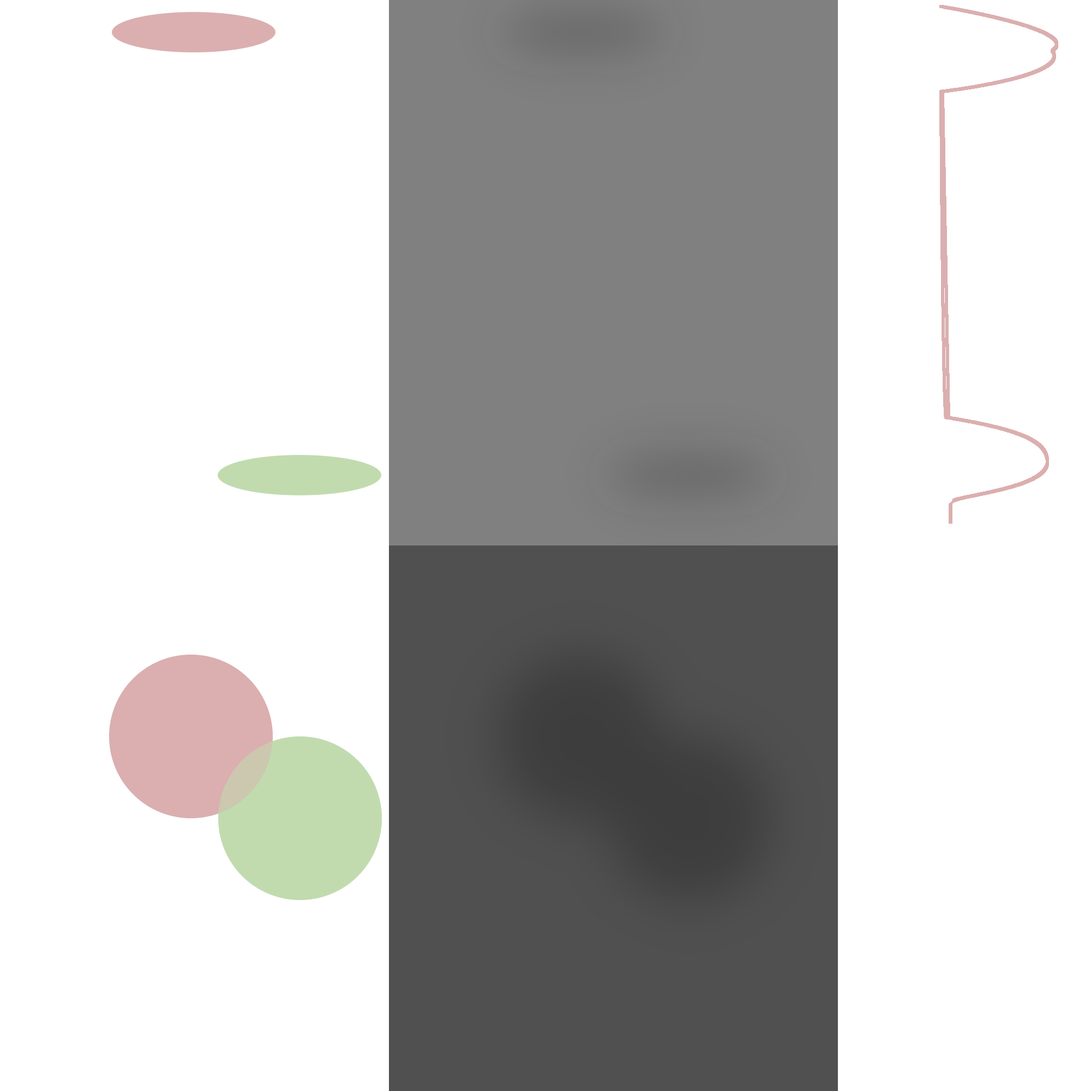
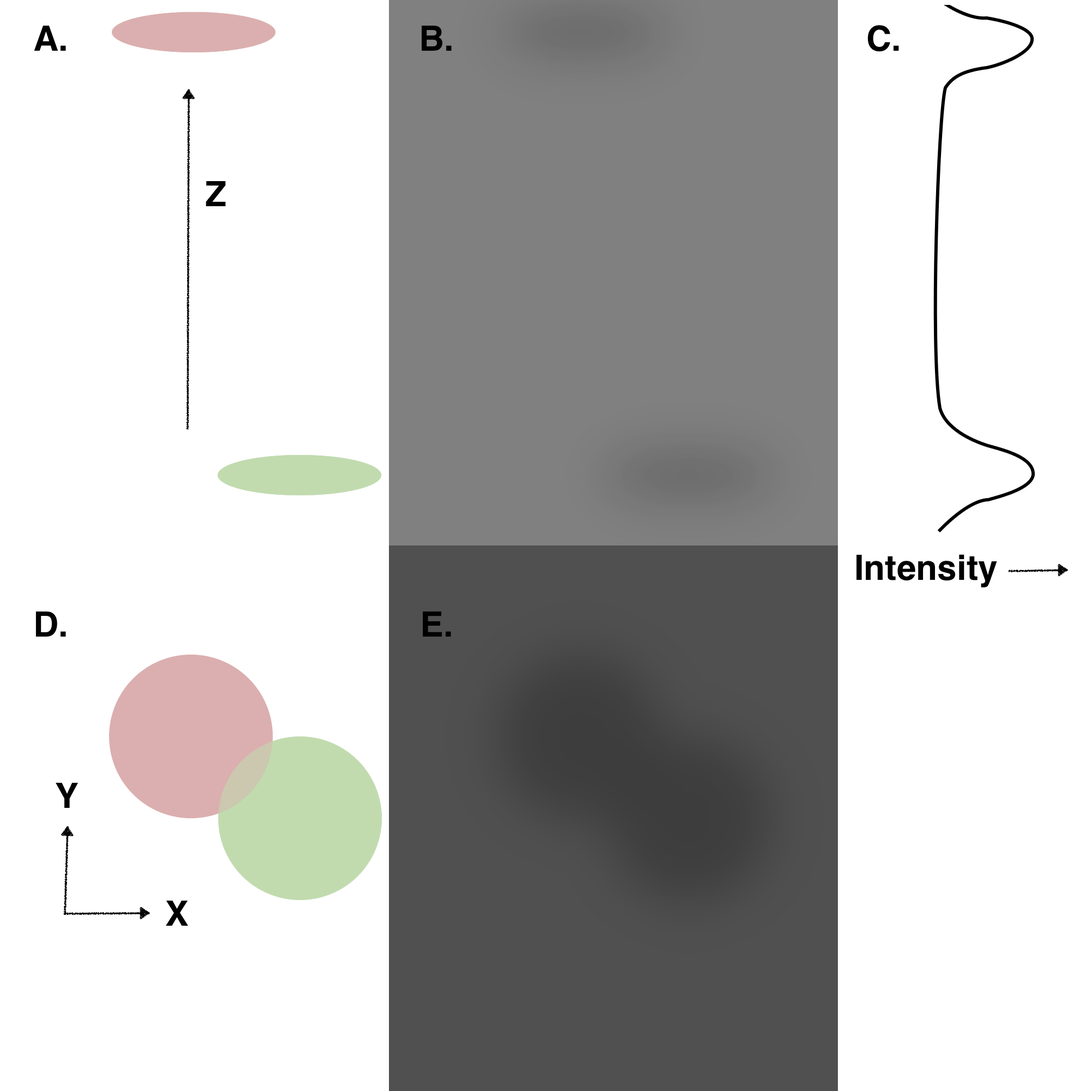
Two versions of the same layered image (1091x1091). Layer-by-layer changes:
painted on "Layer" over [856, 4, 1069, 588]
added layer "510_superimposed.png" above "Vertical gfp" over [33, 4, 1069, 927]
